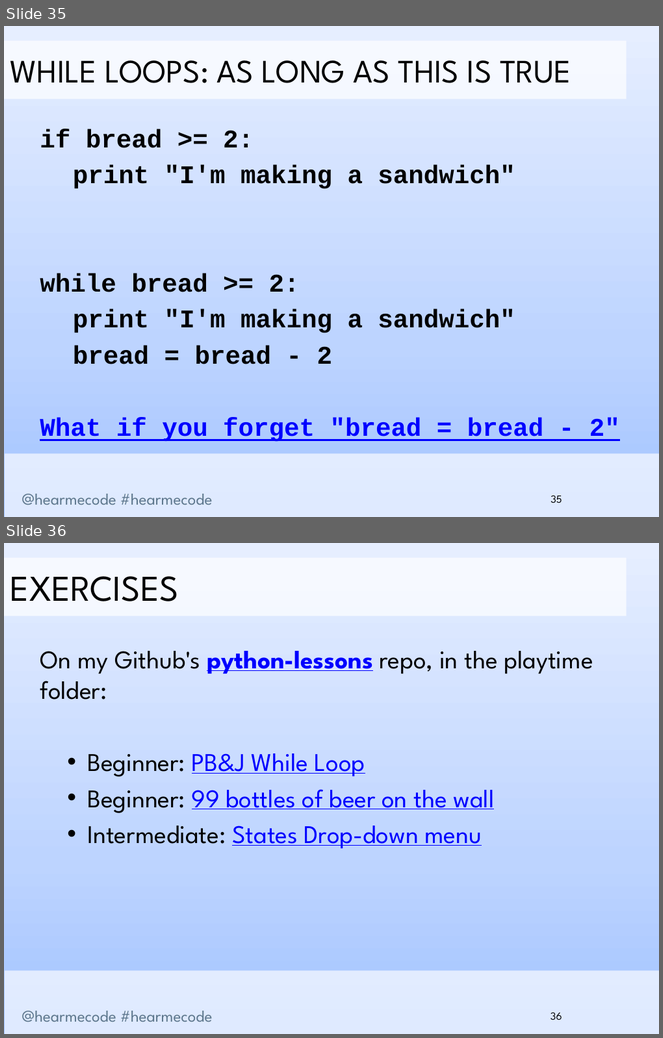
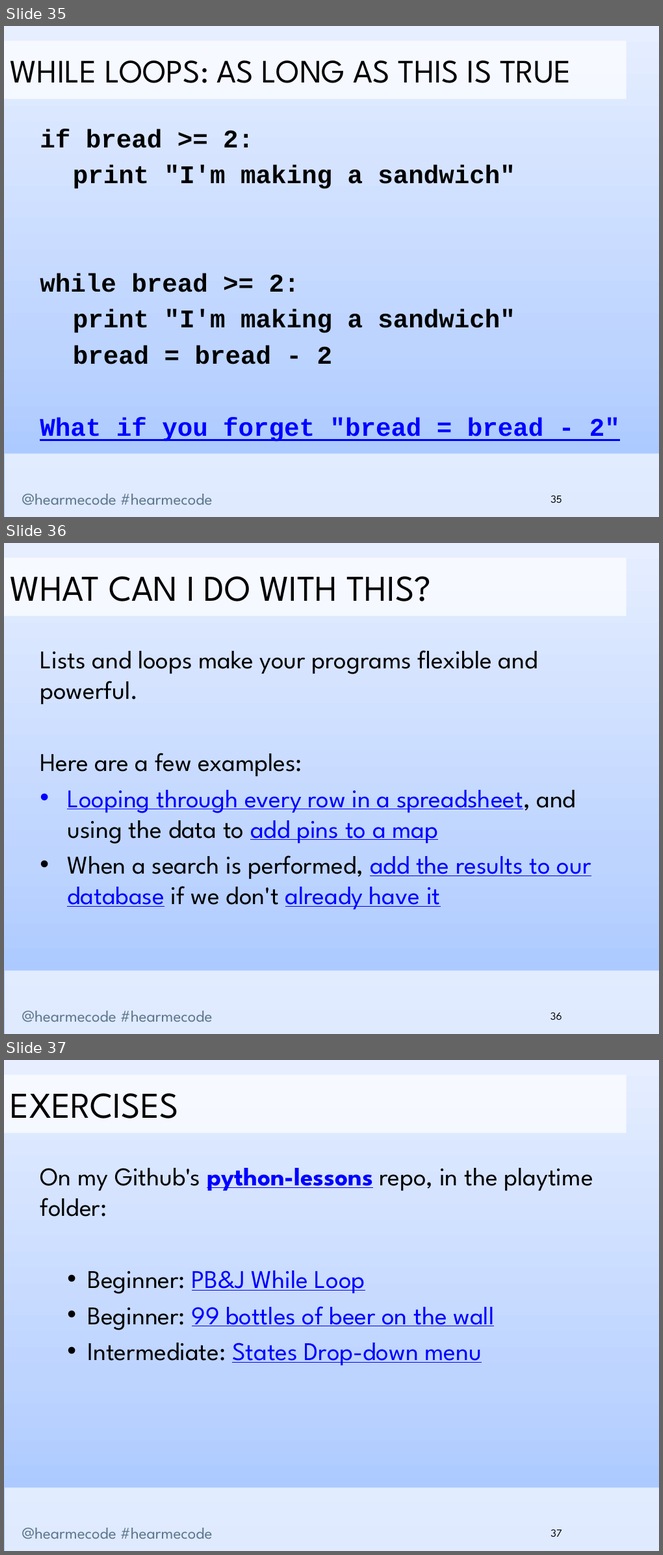
Before and after one commit to hearmecode/slides, a slide deck: Lesson 2/Hear Me Code - Lists and Loops.pptx. Shown one above the other, each under a label of ours: slides 35 and 36 before the commit, slides 35, 36 and 37 after it. The pictures are 663x1038 and 663x1555 pixels, drawn with LibreOffice and Linux fonts; fonts in the diff are those of the drawing; background and template pictures are left out. Boxes give left, top, right and bottom in pixels: in the first picture for what was removed or moved away, otherwise in the second. Text is boxed around its words. In the diff, an @@ line names an element or a change of style, - is before the commit and + after.

```diff
--- a/Lesson 2/Hear Me Code - Lists and Loops.pptx
+++ b/Lesson 2/Hear Me Code - Lists and Loops.pptx
@@ slide 36 added at (4, 543, 659, 1034), background gradient #A2C3FF to #BDD4FF to #E6EEFF; not listed: 2 template elements that a slide beside it also shows @@
@@ rectangle added at (4, 558, 627, 616), fill #FFFFFF at 70% opacity, 40 pt, text #000000 @@
+WHAT CAN I DO WITH THIS?
@@ text added at (40, 650, 592, 910), 28 pt, text #000000 @@
+Lists and loops make your programs flexible and powerful.
+Here are a few examples:
+• Looping through every row in a spreadsheet, and using the data to add pins to a map
+• When a search is performed, add the results to our database if we don't already have it
@@ page number added at (551, 1012, 562, 1020), 12 pt, text #000000 @@
+36
@@ what was slide 36 is now slide 37 @@
@@ page number at (551, 1529, 562, 1537): text changed @@
-36
+37
```
Also in this commit, not shown: 5 other files.
